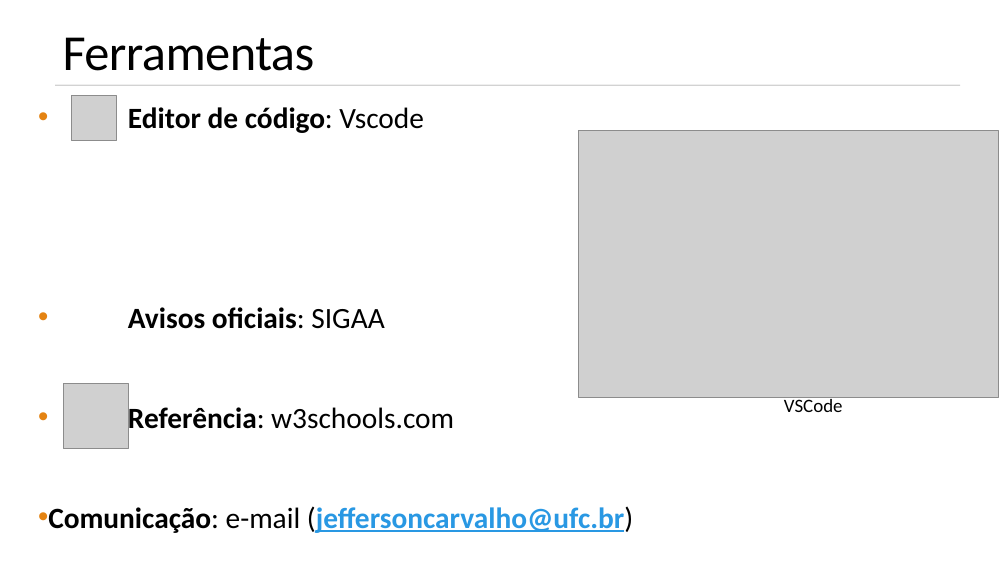
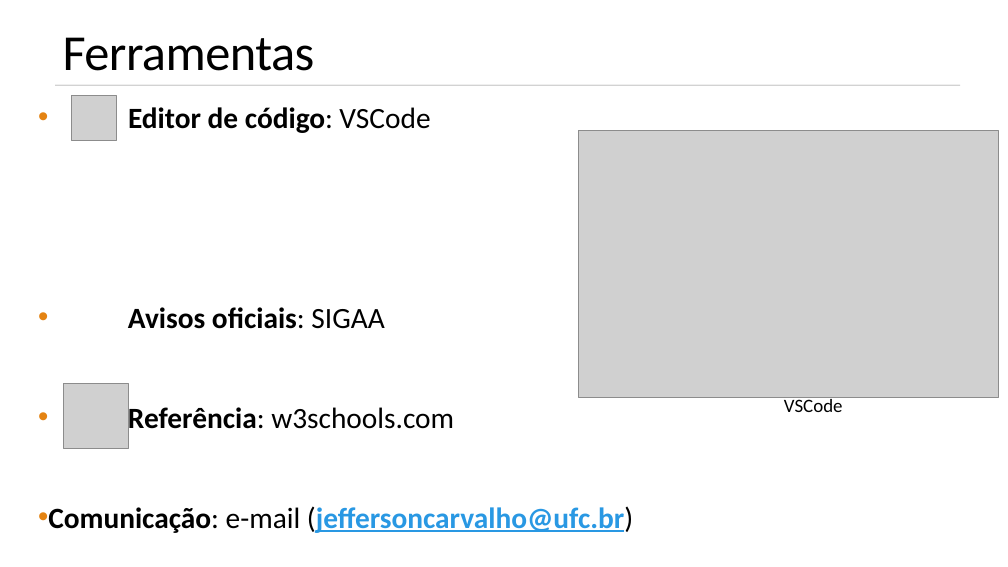
Before and after one commit to jeffersoncarvalho/ufc_2023_2, a slide deck: slide 4 of LMS/slides/0 - Introdução_disciplina.pptx. Drawn at 1008x567 pixels with LibreOffice and Linux fonts; fonts in the diff are those of the drawing; grey boxes stand for pictures. Boxes give left, top, right and bottom in pixels: in the first picture for what was removed or moved away, otherwise in the second. Text is boxed around its words. In the diff, an @@ line names an element or a change of style, - is before the commit and + after.

```diff
--- a/LMS/slides/0 - Introdução_disciplina.pptx
+++ b/LMS/slides/0 - Introdução_disciplina.pptx
@@ text at (128,107,430,133): text changed @@
-• Editor de código: Vscode
+• Editor de código: VSCode
```
Also in this commit, not shown: 1 other slide changed, 8 other files.
